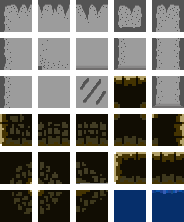
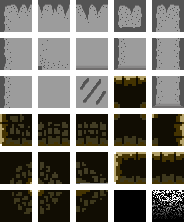
Revision of a layered (184, 222) image; what changed, layer by layer:
added layer "Layer 4" above "Layer 1" over [114, 190, 184, 222]
